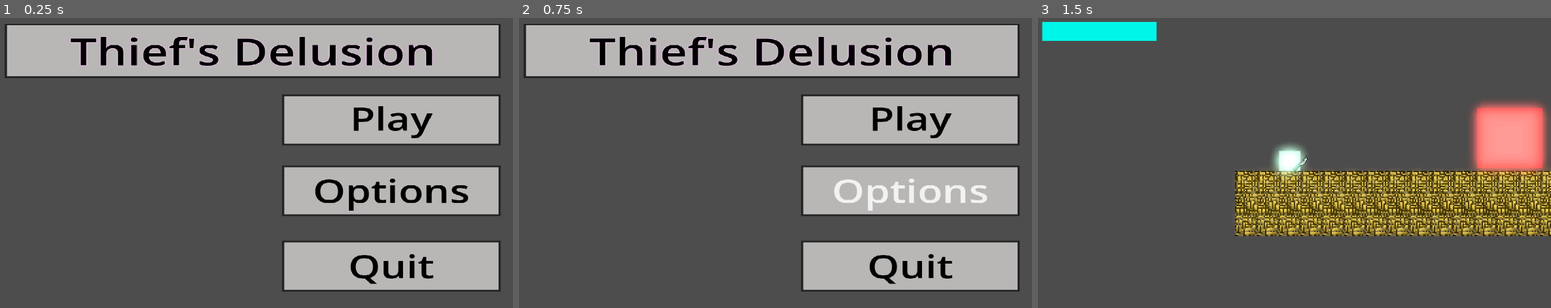
Above: before the commit, frames 1-3 (left to right).
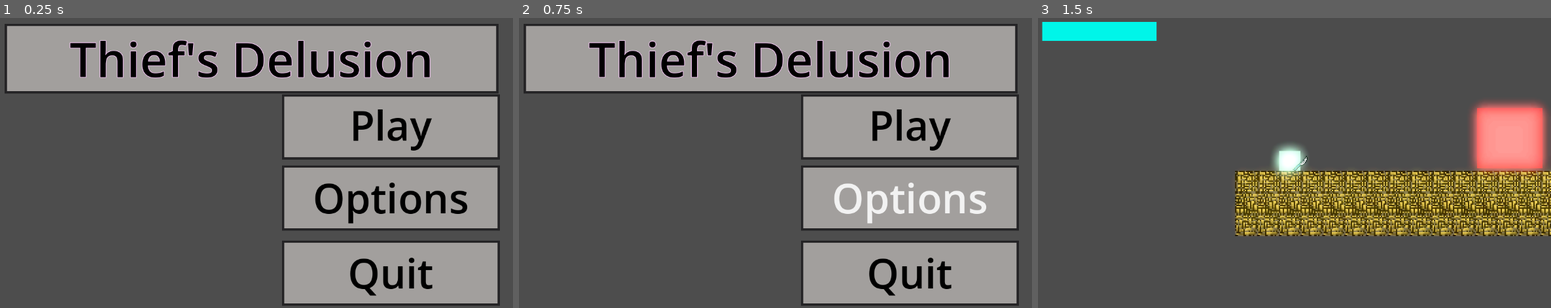
Above: after the commit, the same moments.

Repository: CertifiedWaterStealer/repository
Game: Godot game, scene res://scenes/main_menu.tscn
Same seed, same stepped clock (60 frames per second), same inputs: the game is played once before the commit and once after it. The project has no main scene, so this scene is started directly.
Inputs:
- Up to frame 1 (0.25 s): no input
- Up to frame 2 (0.75 s): click "Options" at 0.5 s
- Up to frame 3 (1.5 s): click "Play" at 1.25 s

The runs differ from the first frame. In frame 1, 21% of the frame differs, in the area x 0-98%, y 2-100%; in frame 2, 21%; in frame 3, nothing differs.

Commit message:
started making main menu animations

Diff:
--- a/main-project/scenes/main_menu.tscn
+++ b/main-project/scenes/main_menu.tscn
@@ -3,7 +3,7 @@
 [ext_resource type="Script" uid="uid://cddkur0d286ud" path="res://script/main_menu.gd" id="1_l6cm7"]
 
 [sub_resource type="StyleBoxFlat" id="StyleBoxFlat_vue75"]
-bg_color = Color(0.7253799, 0.71617407, 0.71005034, 1)
+bg_color = Color(0.6331271, 0.6241209, 0.6151101, 1)
 border_width_left = 5
 border_width_top = 5
 border_width_right = 5
@@ -26,35 +26,37 @@
 scale = Vector2(1.0046675, 0.7827813)
 script = ExtResource("1_l6cm7")
 
-[node name="PanelContainer" type="PanelContainer" parent="." unique_id=1736332193]
-layout_mode = 0
-offset_left = 31.851334
-offset_top = 25.007624
-offset_right = 1119.8513
-offset_bottom = 179.00763
+[node name="AnimationPlayer" type="AnimationPlayer" parent="." unique_id=16065152]
+
+[node name="PanelContainer" type="PanelContainer" parent="AnimationPlayer" unique_id=1736332193]
+offset_left = 32.0
+offset_top = 19.5755
+offset_right = 1120.0
+offset_bottom = 173.5755
 theme_override_styles/panel = SubResource("StyleBoxFlat_vue75")
 
-[node name="VBoxContainer" type="VBoxContainer" parent="PanelContainer" unique_id=412637848]
+[node name="VBoxContainer" type="VBoxContainer" parent="AnimationPlayer/PanelContainer" unique_id=412637848]
 layout_mode = 2
 
-[node name="Label" type="Label" parent="PanelContainer/VBoxContainer" unique_id=1983367565]
+[node name="Label" type="Label" parent="AnimationPlayer/PanelContainer/VBoxContainer" unique_id=1983367565]
 layout_mode = 2
 text = "Thief's Delusion"
 label_settings = SubResource("LabelSettings_l6cm7")
 horizontal_alignment = 1
 
-[node name="PanelContainer2" type="PanelContainer" parent="." unique_id=1390203928]
-layout_mode = 0
-offset_left = 640.01276
-offset_top = 225.0686
-offset_right = 1120.0127
-offset_bottom = 369.0686
+[node name="AnimationPlayer2" type="AnimationPlayer" parent="." unique_id=932314769]
+
+[node name="PanelContainer2" type="PanelContainer" parent="AnimationPlayer2" unique_id=1390203928]
+offset_left = 643.0
+offset_top = 176.17949
+offset_right = 1123.0
+offset_bottom = 320.1795
 theme_override_styles/panel = SubResource("StyleBoxFlat_vue75")
 
-[node name="VBoxContainer" type="VBoxContainer" parent="PanelContainer2" unique_id=891565821]
+[node name="VBoxContainer" type="VBoxContainer" parent="AnimationPlayer2/PanelContainer2" unique_id=891565821]
 layout_mode = 2
 
-[node name="Button" type="Button" parent="PanelContainer2/VBoxContainer" unique_id=1829035242]
+[node name="Button" type="Button" parent="AnimationPlayer2/PanelContainer2/VBoxContainer" unique_id=1829035242]
 layout_mode = 2
 theme_override_colors/font_color = Color(0, 0, 0, 1)
 theme_override_colors/font_hover_pressed_color = Color(0.893123, 0.40036058, 0.8613657, 1)
@@ -63,18 +65,19 @@
 text = "Play"
 flat = true
 
-[node name="PanelContainer3" type="PanelContainer" parent="." unique_id=392078220]
-layout_mode = 0
-offset_left = 640.01276
-offset_top = 425.1296
-offset_right = 1120.0127
-offset_bottom = 569.12964
+[node name="AnimationPlayer3" type="AnimationPlayer" parent="." unique_id=413217563]
+
+[node name="PanelContainer3" type="PanelContainer" parent="AnimationPlayer3" unique_id=392078220]
+offset_left = 643.0
+offset_top = 332.7835
+offset_right = 1123.0
+offset_bottom = 476.78354
 theme_override_styles/panel = SubResource("StyleBoxFlat_vue75")
 
-[node name="VBoxContainer" type="VBoxContainer" parent="PanelContainer3" unique_id=42840060]
+[node name="VBoxContainer" type="VBoxContainer" parent="AnimationPlayer3/PanelContainer3" unique_id=42840060]
 layout_mode = 2
 
-[node name="Button" type="Button" parent="PanelContainer3/VBoxContainer" unique_id=1696901736]
+[node name="Button" type="Button" parent="AnimationPlayer3/PanelContainer3/VBoxContainer" unique_id=1696901736]
 layout_mode = 2
 theme_override_colors/font_color = Color(0, 0, 0, 1)
 theme_override_colors/font_hover_pressed_color = Color(0.893123, 0.40036058, 0.8613657, 1)
@@ -82,18 +85,19 @@
 text = "Options"
 flat = true
 
-[node name="PanelContainer4" type="PanelContainer" parent="." unique_id=564152094]
-layout_mode = 0
-offset_left = 640.01276
-offset_top = 637.6944
-offset_right = 1120.0127
-offset_bottom = 781.6944
+[node name="AnimationPlayer4" type="AnimationPlayer" parent="." unique_id=1831262915]
+
+[node name="PanelContainer4" type="PanelContainer" parent="AnimationPlayer4" unique_id=564152094]
+offset_left = 643.0
+offset_top = 499.17526
+offset_right = 1123.0
+offset_bottom = 643.1753
 theme_override_styles/panel = SubResource("StyleBoxFlat_vue75")
 
-[node name="VBoxContainer" type="VBoxContainer" parent="PanelContainer4" unique_id=28871200]
+[node name="VBoxContainer" type="VBoxContainer" parent="AnimationPlayer4/PanelContainer4" unique_id=28871200]
 layout_mode = 2
 
-[node name="Button" type="Button" parent="PanelContainer4/VBoxContainer" unique_id=1336915395]
+[node name="Button" type="Button" parent="AnimationPlayer4/PanelContainer4/VBoxContainer" unique_id=1336915395]
 layout_mode = 2
 theme_override_colors/font_color = Color(0, 0, 0, 1)
 theme_override_colors/font_hover_pressed_color = Color(0.893123, 0.40036058, 0.8613657, 1)
@@ -101,6 +105,6 @@
 text = "Quit"
 flat = true
 
-[connection signal="pressed" from="PanelContainer2/VBoxContainer/Button" to="." method="_play"]
-[connection signal="pressed" from="PanelContainer3/VBoxContainer/Button" to="." method="_option"]
-[connection signal="pressed" from="PanelContainer4/VBoxContainer/Button" to="." method="_quit"]
+[connection signal="pressed" from="AnimationPlayer2/PanelContainer2/VBoxContainer/Button" to="." method="_play"]
+[connection signal="pressed" from="AnimationPlayer3/PanelContainer3/VBoxContainer/Button" to="." method="_option"]
+[connection signal="pressed" from="AnimationPlayer4/PanelContainer4/VBoxContainer/Button" to="." method="_quit"]
